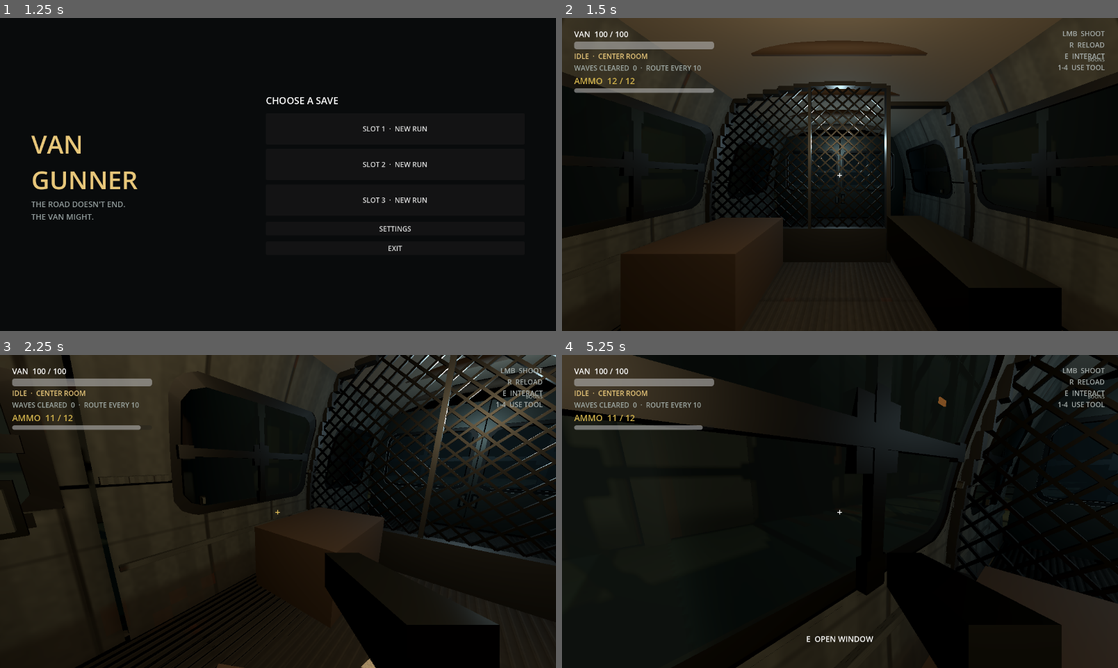
Above: before the commit, frames 1-4 (two rows, left to right).
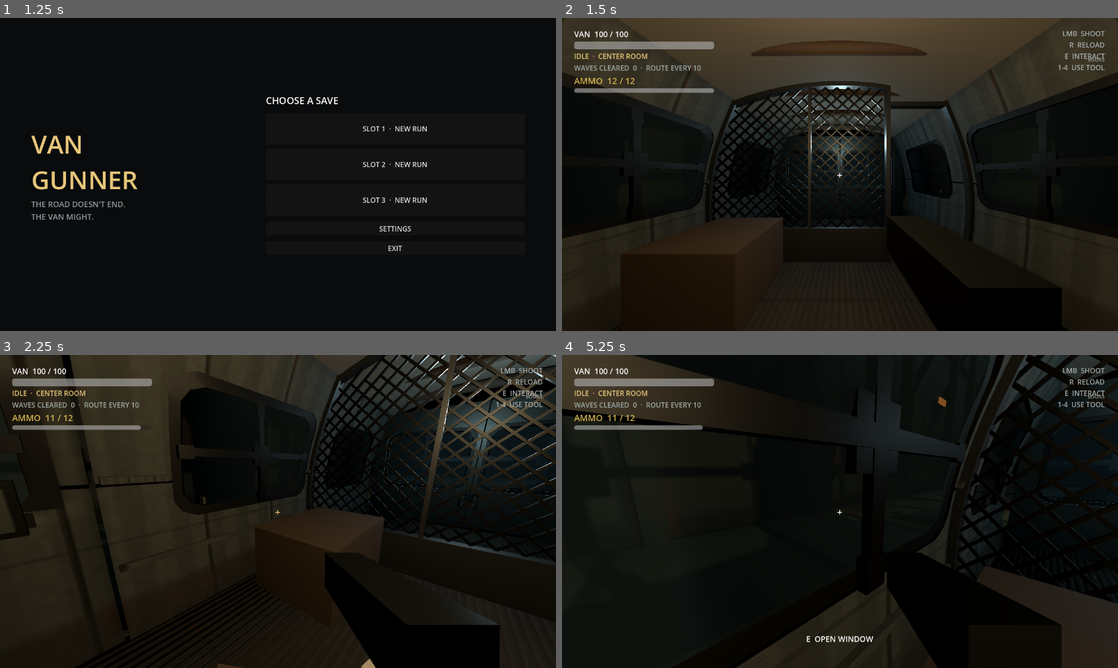
Above: after the commit, the same moments.

Repository: SebastianFreitas/van-gunner
Game: Godot game, scene res://scenes/boot/boot.tscn
The game is run twice, just before and just after one commit, with the same random seed, the same clock (stepped at 60 frames per second) and the same inputs.
Inputs (mouse positions are in pixels of both pictures, inside the frame that each line leads up to):
- Up to frame 1 (1.25 s): tap Enter at 0.5 s; move the mouse to (400, 158) at 0.52 s; hold D (move_right) from 0.53 s (still down); hold E (interact) from 0.53 s (still down)
- Up to frame 2 (1.5 s): release D (move_right) at 1.25 s; release E (interact) at 1.25 s; click "SLOT 1 · NEW RUN" at 1.25 s
- Up to frame 3 (2.25 s): tap Space at 2 s; move the mouse to (250, 511) at 2.02 s; hold W (move_forward) from 2.03 s (still down); click (250, 511) at 2.1 s
- Up to frame 4 (5.25 s): keep holding W (move_forward); move the mouse to (851, 505) at 2.77 s; hold 1 (use_slot_1) 2.78-3.53 s; tap Enter at 3.5 s; move the mouse to (834, 517) at 3.52 s; tap 2 (use_slot_2) at 3.6 s; tap Space at 4.25 s; move the mouse to (878, 514) at 4.27 s; hold 3 (use_slot_3) 4.28-5.03 s; move the mouse to (795, 508) at 5.02 s; tap 4 (use_slot_4) at 5.1 s

Frame 1 is identical in both runs. In frame 2, 0.4% of the frame differs, in the area x 26-74%, y 20-53%; in frame 3, 0.2%; in frame 4, 0.3%.

Commit message:
Rotate bulkhead frame segments onto the wall and vault tangents.
Co-authored-by: Cursor <cursoragent@cursor.com>

Diff:
--- a/scripts/run/van_bulkhead.gd
+++ b/scripts/run/van_bulkhead.gd
@@ -185,30 +185,34 @@
 func _add_curved_wall_post(node_name: String, sign: float, material: Material) -> void:
 	var segs := maxi(wall_post_segments, 4)
 	var inset := frame_thickness * 0.5
+	var y_top_limit := _vault_y(sign * (_vault_half() - inset))
 	for i in range(segs):
 		var t0 := float(i) / float(segs)
 		var t1 := float(i + 1) / float(segs)
-		# Sample up to just under the vault at the roof wall width.
-		var y_top_limit := _vault_y(sign * (_vault_half() - inset))
 		var y0 := lerpf(0.0, y_top_limit, t0)
 		var y1 := lerpf(0.0, y_top_limit, t1)
-		var y := (y0 + y1) * 0.5
-		var h := absf(y1 - y0) + 0.004
-		var x := sign * (_wall_half(y) - inset)
-		# Don't poke through the vault at this x.
-		if y0 >= _vault_y(x) - 0.01:
+		var x0 := sign * (_wall_half(y0) - inset)
+		var x1 := sign * (_wall_half(y1) - inset)
+		# Clip the upper end if it would poke through the vault.
+		if y0 >= _vault_y(x0) - 0.01:
 			continue
-		if y1 > _vault_y(x):
-			y1 = _vault_y(x)
-			y = (y0 + y1) * 0.5
-			h = absf(y1 - y0)
-			if h < 0.02:
-				continue
+		if y1 > _vault_y(x1):
+			y1 = _vault_y(x1)
+			x1 = sign * (_wall_half(y1) - inset)
+		var dx := x1 - x0
+		var dy := y1 - y0
+		var length := sqrt(dx * dx + dy * dy)
+		if length < 0.02:
+			continue
+		# Box local +Y along the wall tangent. RotZ maps (0,1) → (-sin θ, cos θ),
+		# so θ = atan2(-dx, dy) aims +Y at (dx, dy).
+		var angle := atan2(-dx, dy)
 		_add_box(
 			"%s_%d" % [node_name, i],
-			Vector3(frame_thickness, h, frame_depth),
-			Vector3(x, y, 0.0),
-			material
+			Vector3(frame_thickness, length + 0.006, frame_depth),
+			Vector3((x0 + x1) * 0.5, (y0 + y1) * 0.5, 0.0),
+			material,
+			Vector3(0.0, 0.0, angle)
 		)
 
 
@@ -260,19 +264,27 @@
 	var left_x := minf(inner_x, outer_x)
 	var right_x := maxf(inner_x, outer_x)
 	var segments := 10
+	var y_off := frame_thickness * 0.45
 	for i in range(segments):
 		var t0 := float(i) / float(segments)
 		var t1 := float(i + 1) / float(segments)
 		var x0 := lerpf(left_x, right_x, t0)
 		var x1 := lerpf(left_x, right_x, t1)
-		var x := (x0 + x1) * 0.5
-		var y := _vault_y(x) - frame_thickness * 0.45
-		var width := absf(x1 - x0) + 0.01
+		var y0 := _vault_y(x0) - y_off
+		var y1 := _vault_y(x1) - y_off
+		var dx := x1 - x0
+		var dy := y1 - y0
+		var length := sqrt(dx * dx + dy * dy)
+		if length < 0.01:
+			continue
+		# Box local +X is the long axis for the rail — rotate from +X onto the vault tangent.
+		var angle := atan2(dy, dx)
 		_add_box(
 			"TopRail_%d" % i,
-			Vector3(width, frame_thickness, frame_depth),
-			Vector3(x, y, 0.0),
-			material
+			Vector3(length + 0.008, frame_thickness, frame_depth),
+			Vector3((x0 + x1) * 0.5, (y0 + y1) * 0.5, 0.0),
+			material,
+			Vector3(0.0, 0.0, angle)
 		)
 
 
